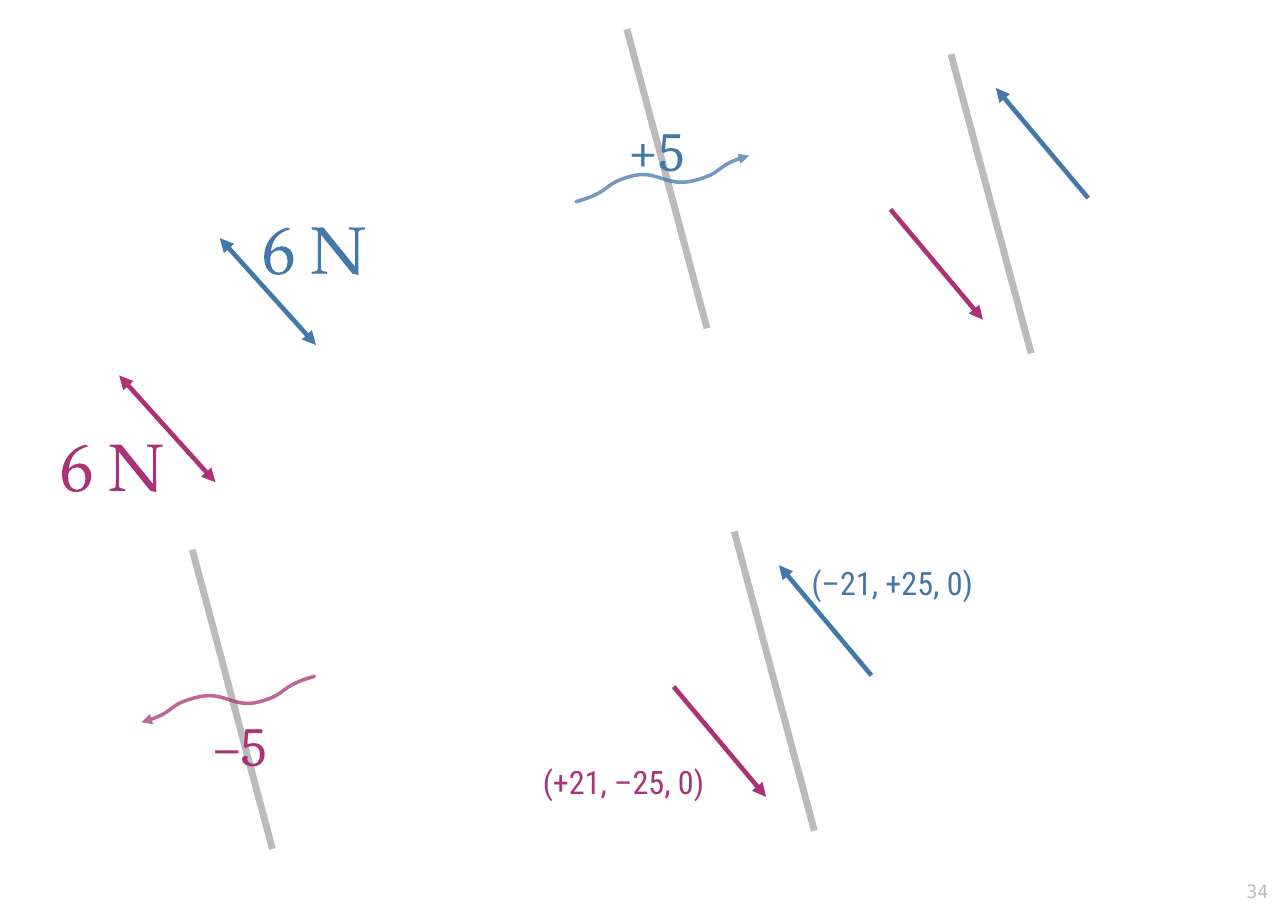
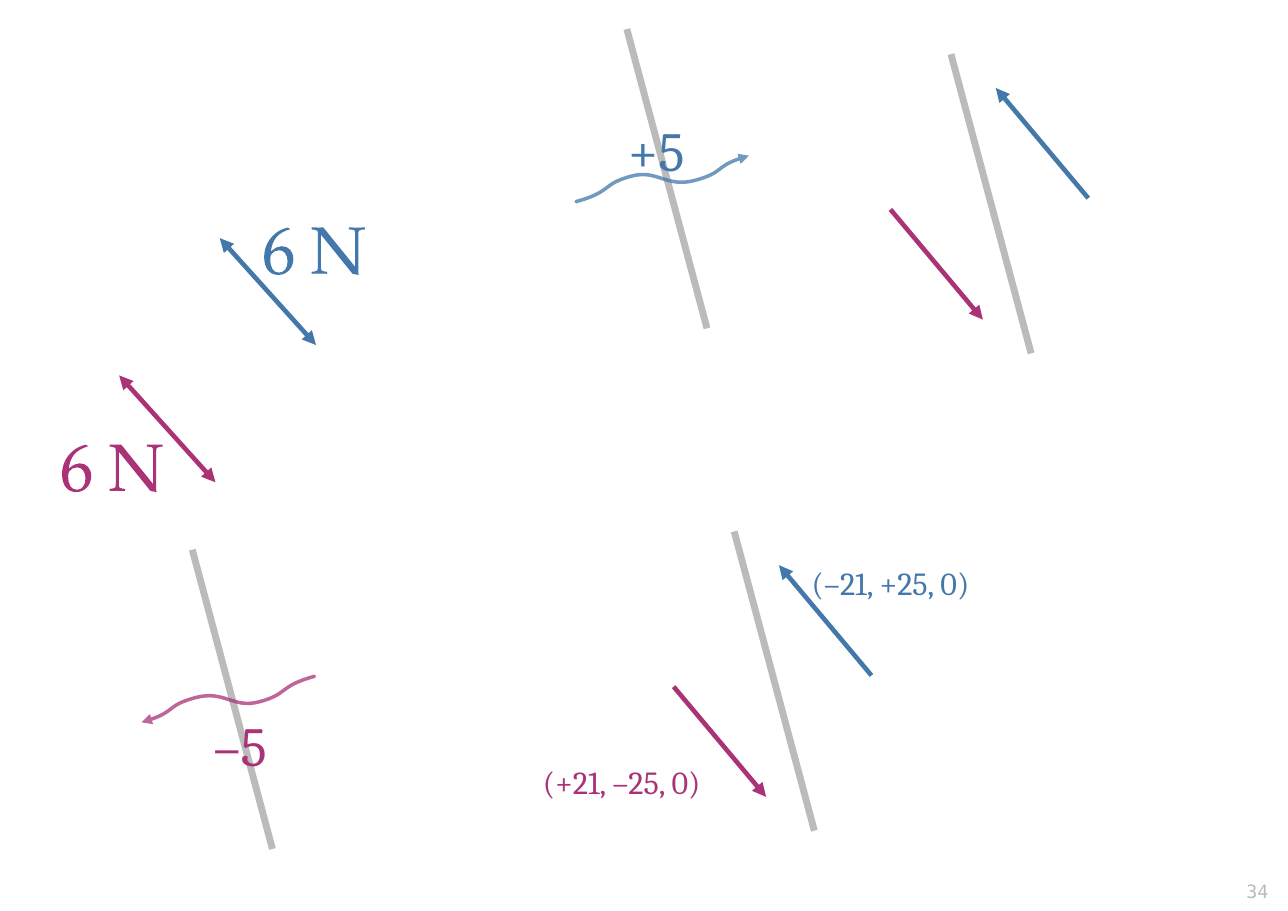
Before and after one commit to pglpm/7wonders, a slide deck: slide 34 of drawings.odp. Drawn at 1288x911 pixels with LibreOffice and Linux fonts; fonts in the diff are those of the drawing. Boxes give left, top, right and bottom in pixels: in the first picture for what was removed or moved away, otherwise in the second. Text is boxed around its words. In the diff, an @@ line names an element or a change of style, - is before the commit and + after.

```diff
--- a/drawings.odp
+++ b/drawings.odp
@@ text "(–21, +25, 0)" at box(812, 572, 969, 603): font Roboto Condensed to Cambria @@
@@ text "(+21, –25, 0)" at box(543, 771, 701, 799): font Roboto Condensed to Cambria @@
```
Also in this commit, not shown: 5 other slides changed, 3 slides added, 1 slide removed, 2 other files.
